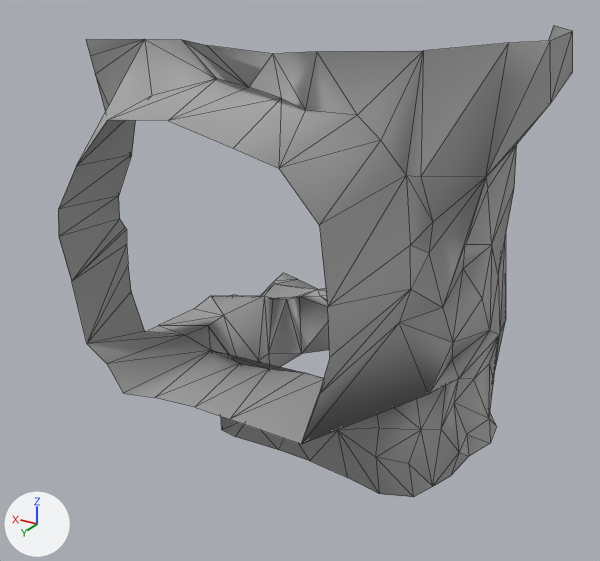
Two versions of the glTF model Rogue-Robots/Assets/Models/ModularBlocks/CornerFloor1Replacer4.gltf, one commit apart.
One viewpoint serves both versions: a 50 mm lens placed at (-4.49, 8.59, 6.19), pointed at (0.49, 0.3, 2.04). Every picture has the same lights, and +X, +Y and +Z are marked at lower left. Mesh edges are drawn as thin lines. Vertices at the same position are counted once.

Names of what the first picture shows: 'CornerFloor1Replacer4'.
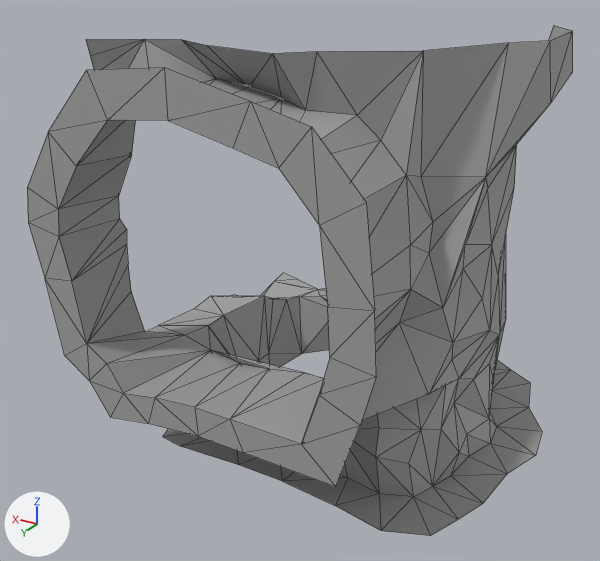
What differs and where, as boxes (x1, y1, x2, y2) in the pictures (600 x 561 px):
```json
{"object": "CornerFloor1Replacer4", "change": "reshaped", "before": [58, 25, 573, 497], "after": [27, 25, 573, 536], "on screen": "6% wider, 8% taller"}
{"part": 1, "of": "me_scene_026", "change": "built on", "before": [231, 279, 318, 298], "after": [163, 279, 542, 536]}
{"part": 2, "of": "me_scene_026", "change": "built on", "before": [74, 77, 126, 278], "after": [27, 67, 376, 487]}
```

Scene script edits in JSON lines:
```json
{"block": "me_scene_026", "where": "# used by ob_cornerfloor1replacer4; location = (0.0, 0.0, 0.0)"}
{"op": "remove", "block": "me_scene_026", "code": "me_scene_026.from_pydata(...)  # 190 vertices, 287 faces; spans x -2.05..2.5, y -2.5..2.5, z 0.0..5.0"}
{"op": "add", "block": "me_scene_026", "code": "me_scene_026.from_pydata(...)  # 226 vertices, 364 faces; spans x -2.51..2.77, y -2.79..2.5, z 0.0..5.0"}
{"block": "me_scene_026", "change": "me_scene_026 part 1"}
{"block": "me_scene_026", "change": "5 vertices are removed from x 0.91..2.5, y -2.5..-0.75, z 0.68..0.91"}
{"block": "me_scene_026", "change": "16 faces are deleted"}
{"block": "me_scene_026", "change": "24 vertices are added at x -2.51..2.24, y -2.79..1.79, z 0.0"}
{"block": "me_scene_026", "change": "57 new faces join them, mat_pp_standard_material_120 (picture img_pp_color_palette)"}
{"block": "me_scene_026", "change": "me_scene_026 part 2"}
{"block": "me_scene_026", "change": "2 vertices are removed from x 2.5, y 1.22..1.32, z 2.67..3.87"}
{"block": "me_scene_026", "change": "4 faces are deleted"}
{"block": "me_scene_026", "change": "19 vertices are added at x -1.65..2.77, y 2.5, z 0.8..4.97"}
{"block": "me_scene_026", "change": "18 new faces join them, mat_pp_standard_material_122 (picture img_pp_color_palette)"}
{"block": "me_scene_026", "change": "22 new faces join them, mat_pp_standard_material_123 (picture img_pp_color_palette)"}
{"block": "me_scene_026", "change": "me_scene_026 part 3: the surface is now shaded flat"}
```
